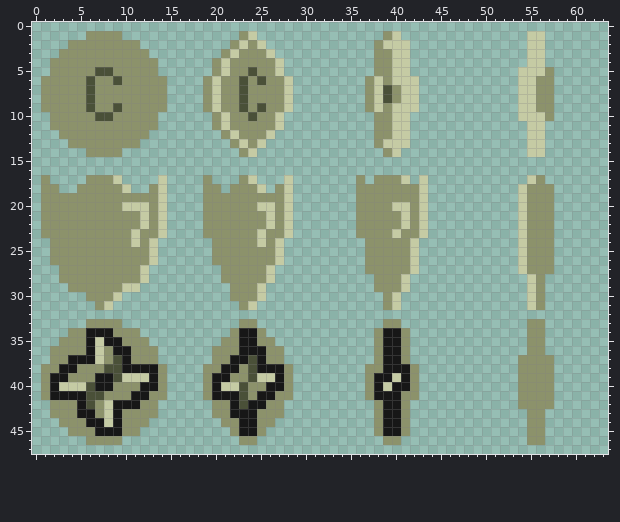
Two versions of one pixel-art sprite, platformer/assets/images/gearboy/collectibles.png. The picture above is the old version.
The file is 64x48 pixels.
Now the later version:
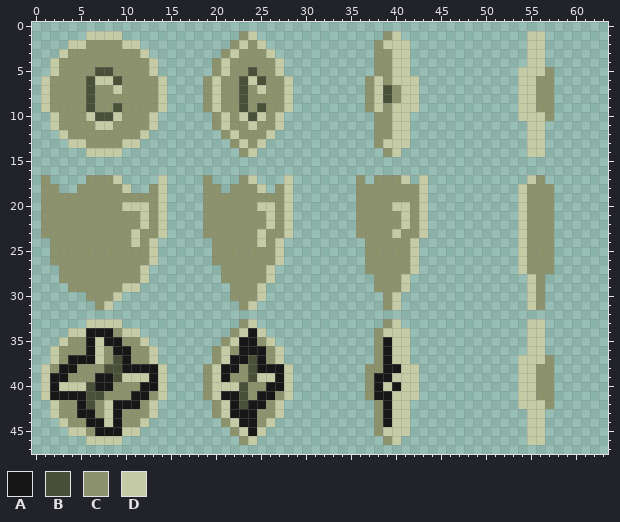
Palette (. is transparent): A #171717  B #4a5038  C #8c926b  D #c5cba4
Diff:
y 1: x 6..9 CCCC -> DDDD
y 2: x 4..5 CC -> DD; x 10..11 CC -> DD
y 3: x 3 C -> D; x 12 C -> D
y 4..5: x 2 C -> D; x 13 C -> D
y 6: x 1 C -> D; x 7..8 CC -> DD; x 14 C -> D; x 24 C -> D
y 7: x 1 C -> D; x 9 C -> D; x 14 C -> D; x 25 C -> D
y 8..9: x 1 C -> D; x 14 C -> D
y 10: x 2 C -> D; x 6 C -> D; x 9 C -> D; x 13 C -> D; x 23 C -> D; x 25 C -> D
y 11: x 2 C -> D; x 7..8 CC -> DD; x 13 C -> D; x 24 C -> D
y 12: x 3 C -> D; x 12 C -> D
y 13: x 4..5 CC -> DD; x 10..11 CC -> DD
y 14: x 6..9 CCCC -> DDDD
y 33: x 6..9 CCCC -> DDDD; x 24 C -> D; x 40 C -> D; x 55..56 CC -> DD
y 34: x 4..5 CC -> DD; x 10..11 CC -> DD; x 23 A -> D; x 25 C -> D; x 39..41 AAC -> DDD; x 55..56 CC -> DD
y 35: x 3 C -> D; x 12 C -> D; x 22 C -> D; x 26 C -> D; x 40..41 AC -> DD; x 55..56 CC -> DD
y 36: x 2 C -> D; x 13 C -> D; x 21 C -> D; x 27 C -> D; x 40..41 AC -> DD; x 55..56 CC -> DD
y 37: x 2 C -> D; x 13 C -> D; x 21 C -> D; x 27 C -> D; x 40..41 AC -> DD; x 54..56 CCC -> DDD
y 38: x 1 C -> D; x 14 C -> D; x 20 C -> D; x 28 C -> D; x 41..42 AC -> DD; x 54..55 CC -> DD
y 39..40: x 1 C -> D; x 14 C -> D; x 20 A -> D; x 28 C -> D; x 41..42 AC -> DD; x 54..55 CC -> DD
y 41: x 1 C -> D; x 14 C -> D; x 20 A -> D; x 28 C -> D; x 40..42 ACC -> DDD; x 54..55 CC -> DD
y 42: x 2 C -> D; x 13 C -> D; x 21 C -> D; x 27 C -> D; x 40..41 AC -> DD; x 54..56 CCC -> DDD
y 43: x 2 C -> D; x 13 C -> D; x 21 C -> D; x 27 C -> D; x 40..41 AC -> DD; x 55..56 CC -> DD
y 44: x 3 C -> D; x 12 C -> D; x 22 C -> D; x 26 C -> D; x 40..41 AC -> DD; x 55..56 CC -> DD
y 45: x 4..5 CC -> DD; x 10..11 CC -> DD; x 23 A -> D; x 25 C -> D; x 39..41 AAC -> DDD; x 55..56 CC -> DD
y 46: x 6..9 CCCC -> DDDD; x 24 C -> D; x 40 C -> D; x 55..56 CC -> DD
Where, in picture pixels (left, top, right, bottom), the same in both pictures:
changed: (41, 31, 167, 157)
changed: (239, 76, 266, 130)
changed: (41, 319, 167, 445)
changed: (212, 319, 293, 445)
changed: (383, 319, 419, 445)
changed: (518, 319, 545, 445)
